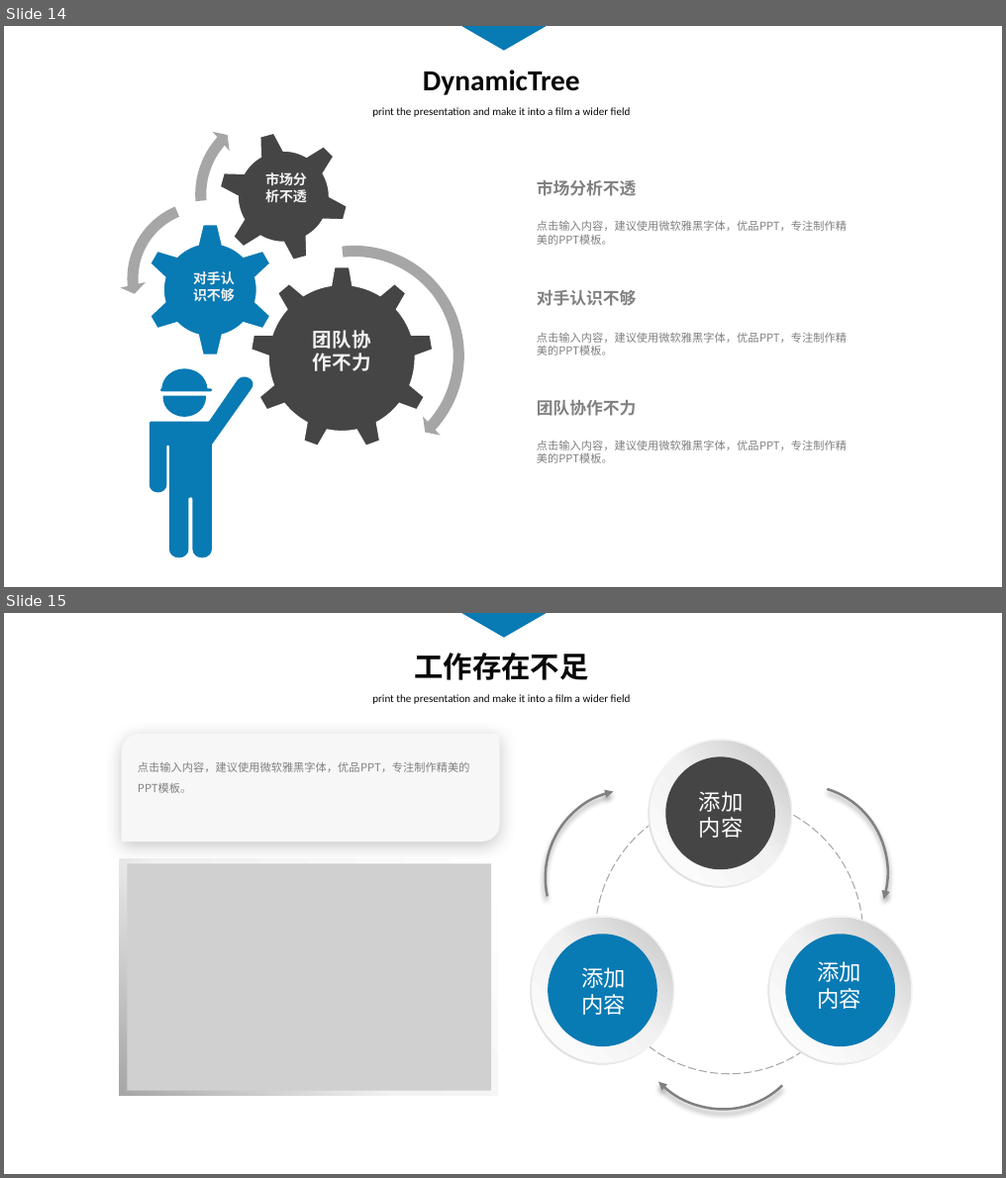
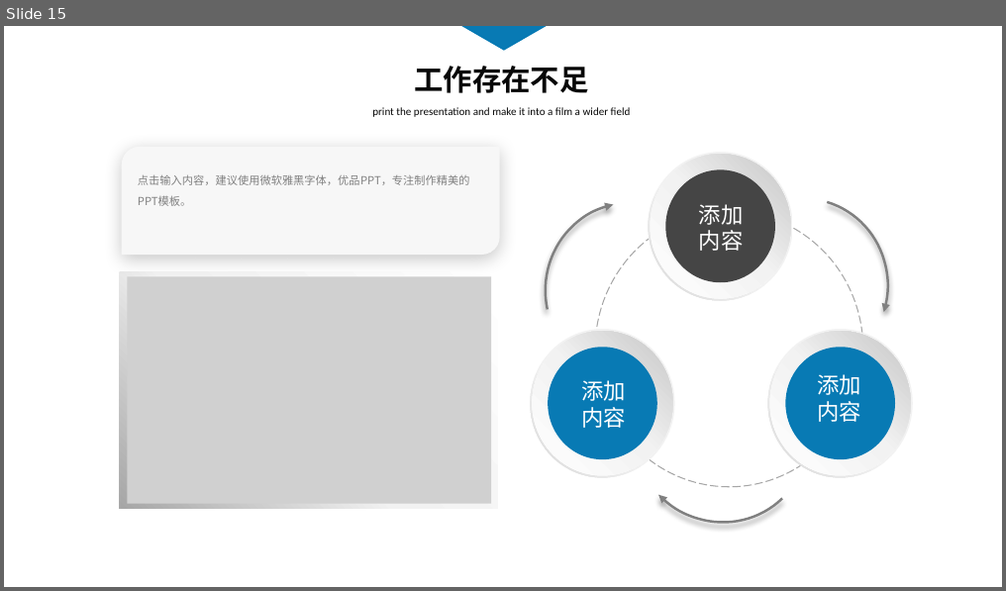
Before and after one commit to touchpillow/ts-demo, a slide deck: ts-分享.pptx. Shown one above the other, each under a label of ours: slides 14 and 15 before the commit, slide 15 after it. The pictures are 1006x1178 and 1006x591 pixels, drawn with LibreOffice and Linux fonts; fonts in the diff are those of the drawing; grey boxes stand for pictures. Boxes give left, top, right and bottom in pixels: in the first picture for what was removed or moved away, otherwise in the second. Text is boxed around its words. In the diff, an @@ line names an element or a change of style, - is before the commit and + after.

```diff
--- a/ts-分享.pptx
+++ b/ts-分享.pptx
@@ slide 14 removed at bbox=[4, 26, 1002, 587], background #FFFFFF @@
@@ freeform shape removed at bbox=[462, 26, 547, 50] @@
@@ text removed at bbox=[423, 70, 580, 95] @@
-DynamicTree
@@ circular arrow removed at bbox=[187, 103, 371, 286] @@
@@ text removed at bbox=[372, 107, 631, 117] @@
-print the presentation and make it into a film a wider field
@@ text removed at bbox=[537, 180, 637, 196] @@
-市场分析不透
@@ text removed at bbox=[537, 220, 846, 245] @@
-点击输入内容，建议使用微软雅黑字体，优品PPT，专注制作精美的PPT模板。
@@ text removed at bbox=[537, 290, 637, 306] @@
-对手认识不够
@@ group removed at bbox=[120, 117, 471, 473]: 3 freeform shapes, 3 texts, 1 circular arrow, 1 left circular arrow @@
-市场分
-析不透
-对手认
-识不够
-团队协
-作不力
@@ text removed at bbox=[537, 332, 846, 356] @@
-点击输入内容，建议使用微软雅黑字体，优品PPT，专注制作精美的PPT模板。
@@ freeform shape removed at bbox=[150, 376, 254, 558] @@
@@ freeform shape removed at bbox=[159, 370, 212, 392] @@
@@ freeform shape removed at bbox=[162, 396, 206, 417] @@
@@ text removed at bbox=[537, 400, 637, 416] @@
-团队协作不力
@@ text removed at bbox=[537, 440, 846, 464] @@
-点击输入内容，建议使用微软雅黑字体，优品PPT，专注制作精美的PPT模板。
```
Also in this commit, not shown: 3 slides changed, 2 slides added, 1 other slide removed, 4 other files.
